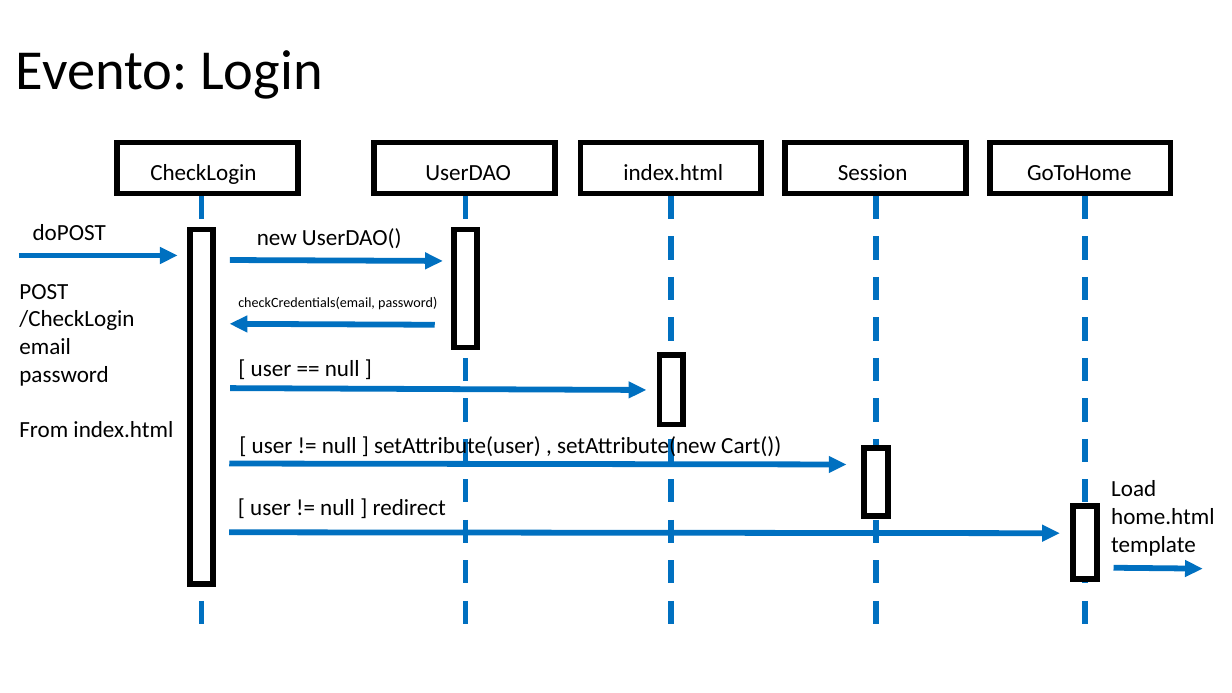
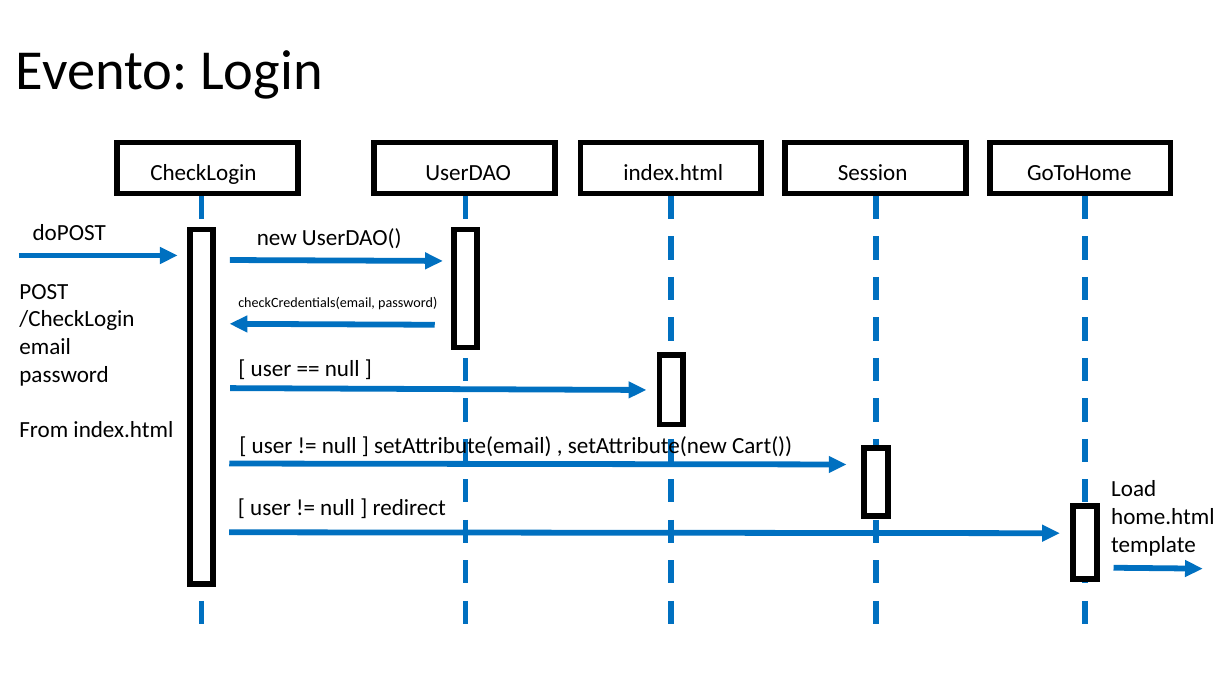
Before and after one commit to NicoleFilippi/Progetto_TIW_Polimi_2023, a slide deck: slide 10 of deliverables/DOCUMENTAZIONE.pptm. Drawn at 1232x693 pixels with LibreOffice and Linux fonts; fonts in the diff are those of the drawing. Boxes give left, top, right and bottom in pixels: in the first picture for what was removed or moved away, otherwise in the second. Text is boxed around its words. In the diff, an @@ line names an element or a change of style, - is before the commit and + after.

```diff
--- a/deliverables/DOCUMENTAZIONE.pptm
+++ b/deliverables/DOCUMENTAZIONE.pptm
@@ text at [252,436,792,460]: text changed @@
-[ user != null ] setAttribute(user) , setAttribute(new Cart())
+[ user != null ] setAttribute(email) , setAttribute(new Cart())
```
Also in this commit, not shown: 5 other slides changed, 17 other files.
